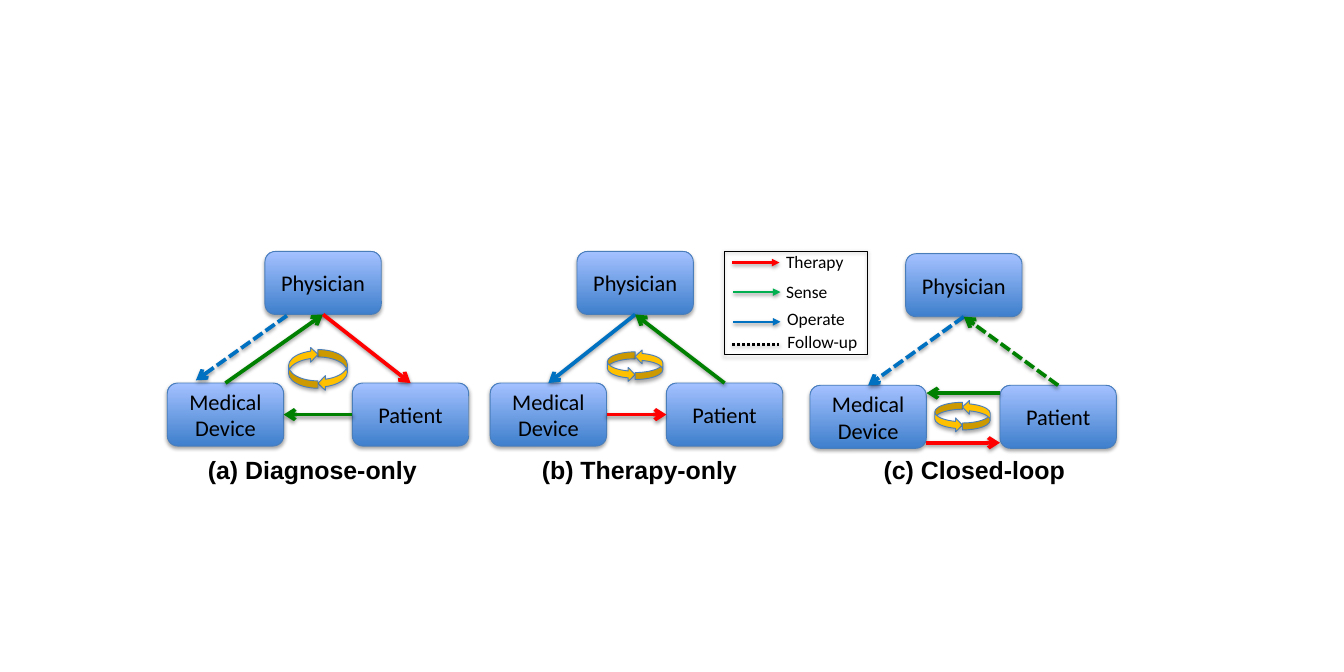
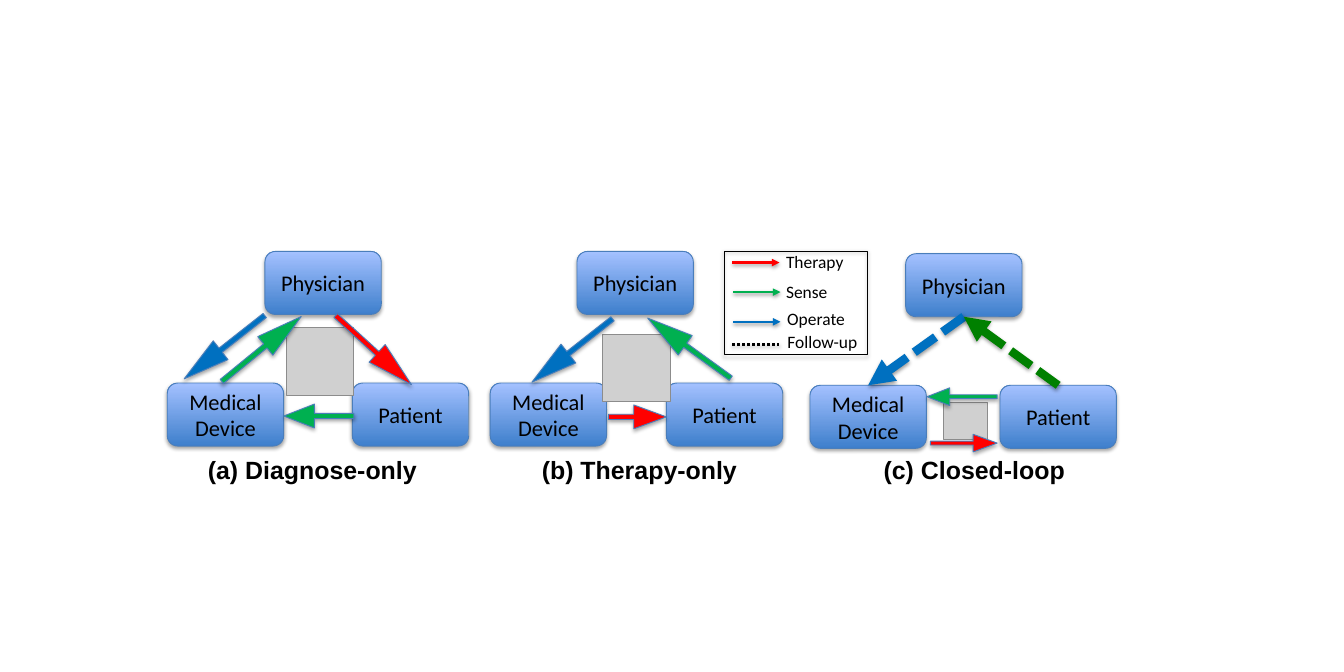
Before and after one commit to mlab-upenn/HaoProposal, a slide deck: slide 1 of figs/closed-loop.pptx. Drawn at 1344x672 pixels with LibreOffice and Linux fonts; fonts in the diff are those of the drawing; grey boxes stand for pictures. Boxes give left, top, right and bottom in pixels: in the first picture for what was removed or moved away, otherwise in the second. Text is boxed around its words. In the diff, an @@ line names an element or a change of style, - is before the commit and + after.

```diff
--- a/figs/closed-loop.pptx
+++ b/figs/closed-loop.pptx
@@ down arrow added at bbox=[177, 306, 272, 388], fill #0070C0, outline #4B7EBC 0.75 pt @@
@@ arrow removed from (287, 315) to (196, 380) @@
@@ down arrow added at bbox=[215, 307, 309, 390], fill #00B050, outline #4B7EBC 0.75 pt @@
@@ arrow removed from (226, 383) to (323, 314) @@
@@ picture added at bbox=[287, 328, 354, 395] @@
@@ arrow removed from (323, 314) to (410, 383) @@
@@ down arrow added at bbox=[328, 307, 420, 394], fill #FF0000, outline #4B7EBC 0.75 pt @@
@@ down arrow added at bbox=[524, 309, 620, 391], fill #0070C0, outline #4B7EBC 0.75 pt @@
@@ arrow removed from (635, 314) to (548, 383) @@
@@ arrow removed from (725, 383) to (635, 314) @@
@@ down arrow added at bbox=[641, 308, 738, 387], fill #00B050, outline #4B7EBC 0.75 pt @@
@@ arrow (964, 317) - (868, 385): stroke #0070C0 3 pt dashed to #0070C0 7 pt dashed; arrowheads changed @@
@@ arrow (1058, 385) - (964, 317): stroke #008000 3 pt dashed to #008000 6.75 pt dashed; arrowheads changed @@
@@ curved left arrow removed at bbox=[289, 347, 318, 388] @@
@@ curved left arrow removed at bbox=[318, 349, 348, 391] @@
@@ picture added at bbox=[603, 334, 671, 401] @@
@@ curved right arrow removed at bbox=[607, 352, 635, 382] @@
@@ curved right arrow removed at bbox=[635, 349, 663, 379] @@
@@ down arrow added at bbox=[927, 388, 997, 406], fill #00B050, outline #4B7EBC 0.75 pt @@
@@ arrow removed from (352, 415) to (284, 415) @@
@@ down arrow added at bbox=[284, 404, 353, 428], fill #00B050, outline #4B7EBC 0.75 pt @@
@@ arrow removed from (607, 415) to (667, 415) @@
@@ down arrow added at bbox=[608, 405, 667, 429], fill #FF0000, outline #4B7EBC 0.75 pt @@
@@ arrow removed from (1000, 393) to (926, 393) @@
@@ curved right arrow removed at bbox=[935, 402, 962, 432] @@
@@ picture added at bbox=[943, 402, 987, 439] @@
@@ curved right arrow removed at bbox=[962, 401, 990, 430] @@
@@ arrow removed from (926, 443) to (1000, 443) @@
@@ down arrow added at bbox=[931, 434, 997, 452], fill #FF0000, outline #4B7EBC 0.75 pt @@
```
Also in this commit, not shown: 8 other files.
